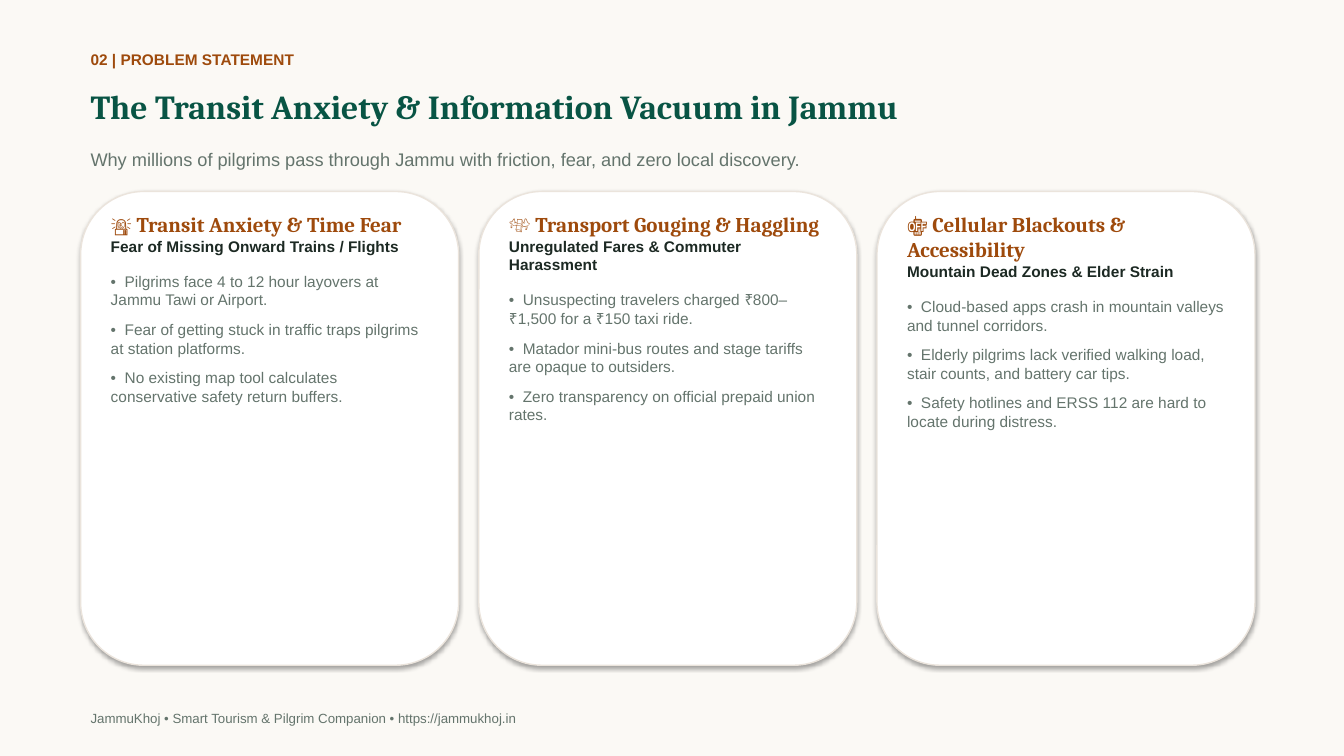
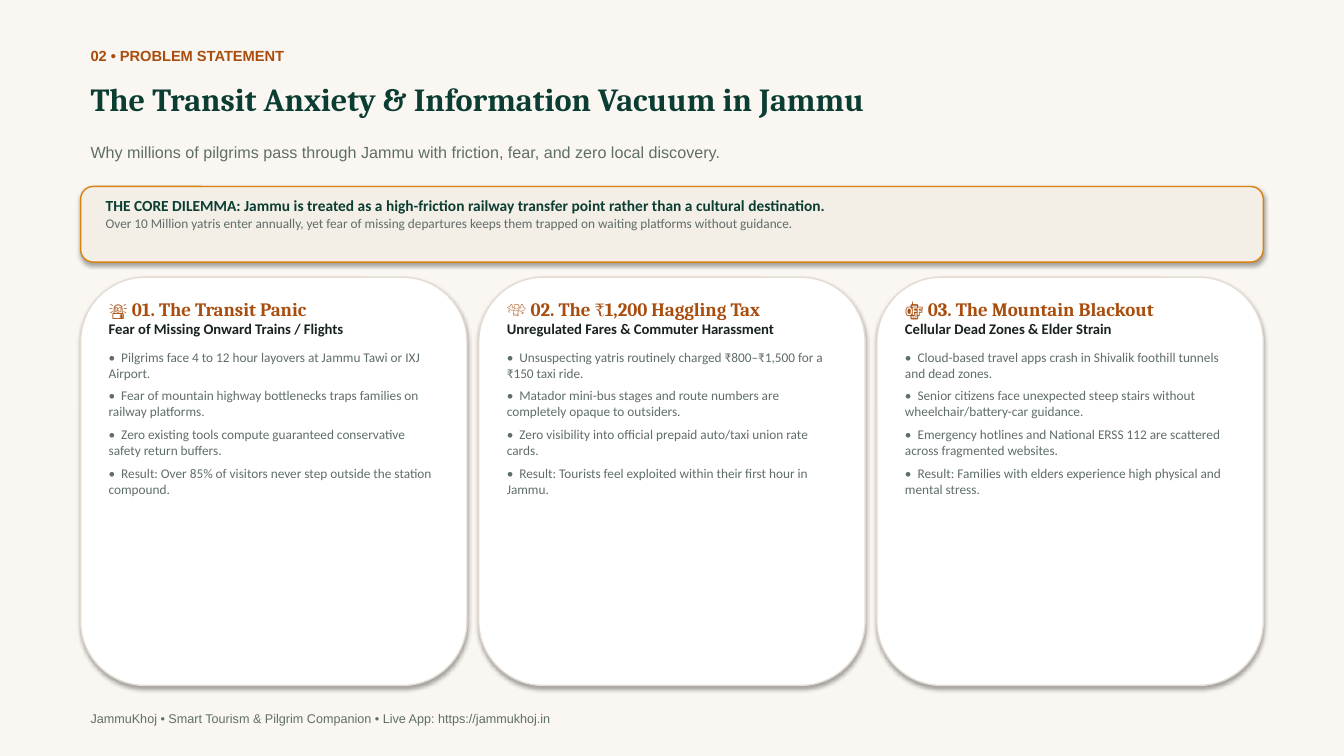
Before and after one commit to moin08s/JammuKhoj, a slide deck: slide 2 of JammuKhoj_Pitch_Deck.pptx. Drawn at 1344x756 pixels with LibreOffice and Linux fonts; fonts in the diff are those of the drawing. Boxes give left, top, right and bottom in pixels: in the first picture for what was removed or moved away, otherwise in the second. Text is boxed around its words. In the diff, an @@ line names an element or a change of style, - is before the commit and + after.

```diff
--- a/JammuKhoj_Pitch_Deck.pptx
+++ b/JammuKhoj_Pitch_Deck.pptx
@@ rectangle at bbox=[0, 0, 1344, 756]: fill #FBF9F5 to #FAF7F2 @@
@@ text at bbox=[91, 50, 284, 61]: text changed; size 11 to 10.5 pt; text colour #9E4A0C to #A84D0E @@
-02 | PROBLEM STATEMENT
+02 • PROBLEM STATEMENT
@@ text "The Transit Anxiety & Information ..." at bbox=[91, 88, 864, 118]: size 24 to 23 pt, text colour #085444 to #0B3D33 @@
@@ text "Why millions of pilgrims pass ..." at bbox=[91, 146, 720, 162]: size 13 to 11.5 pt, text colour #64746C to #5F6E67 @@
@@ rounded rectangle removed at bbox=[81, 192, 459, 665] @@
@@ rounded rectangle added at bbox=[81, 187, 1263, 262], fill #F3EEE6, outline #D98210 1 pt @@
@@ text added at bbox=[106, 200, 825, 230], 9.5 pt, text #5F6E67 @@
+THE CORE DILEMMA: Jammu is treated as a high-friction railway transfer point rather than a cultural destination.
+Over 10 Million yatris enter annually, yet fear of missing departures keeps them trapped on waiting platforms without guidance.
@@ rounded rectangle: place and size @@
-rounded rectangle at bbox=[479, 192, 857, 665]
+rounded rectangle at bbox=[81, 277, 467, 686]
@@ rounded rectangle at bbox=[81, 277, 467, 686]: outline #EBE4DC 1 pt to #E4DCD2 1 pt @@
@@ text "🚨 01. The Transit Panic": place and size @@
-text "🚨 01. The Transit Panic" at bbox=[111, 217, 418, 405]
+text "🚨 01. The Transit Panic" at bbox=[109, 303, 431, 496]
@@ text "🚨 01. The Transit Panic" at bbox=[109, 303, 431, 496]: size 11 to 10.5 pt, font Arial to Calibri, text colour #1C2923 to #18221E in "Fear of Missing Onward Trains / Flights"; less space between paragraphs @@
@@ rounded rectangle at bbox=[479, 277, 865, 686]: outline #EBE4DC 1 pt to #E4DCD2 1 pt @@
@@ rounded rectangle: place and size @@
-rounded rectangle at bbox=[877, 192, 1255, 665]
+rounded rectangle at bbox=[479, 277, 865, 686]
@@ text "💸 02. The ₹1,200 Haggling ...": place and size @@
-text "💸 02. The ₹1,200 Haggling ..." at bbox=[509, 217, 819, 420]
+text "💸 02. The ₹1,200 Haggling ..." at bbox=[507, 303, 822, 494]
@@ text "💸 02. The ₹1,200 Haggling ..." at bbox=[507, 303, 822, 494]: size 11 to 10.5 pt, font Arial to Calibri, text colour #1C2923 to #18221E in "Unregulated Fares & Commuter Harassment"; less space between paragraphs @@
@@ rounded rectangle added at bbox=[877, 277, 1263, 686], fill #FFFFFF, outline #E4DCD2 1 pt @@
@@ text at bbox=[132, 303, 306, 316]: text changed; size 15 to 13.5 pt; text colour #9E4A0C to #A84D0E @@
-🚨 Transit Anxiety & Time Fear
+🚨 01. The Transit Panic
@@ text at bbox=[531, 303, 760, 320]: text changed; size 15 to 13.5 pt; text colour #9E4A0C to #A84D0E @@
-💸 Transport Gouging & Haggling
+💸 02. The ₹1,200 Haggling Tax
@@ text at bbox=[905, 303, 1221, 494]: text changed; size 11 to 9.5 pt; font Arial to Calibri; text colour #64746C to #5F6E67 @@
-📴 Cellular Blackouts & Accessibility
-Mountain Dead Zones & Elder Strain
-• Cloud-based apps crash in mountain valleys and tunnel corridors.
-• Elderly pilgrims lack verified walking load, stair counts, and battery car tips.
-• Safety hotlines and ERSS 112 are hard to locate during distress.
+📴 03. The Mountain Blackout
+Cellular Dead Zones & Elder Strain
+• Cloud-based travel apps crash in Shivalik foothill tunnels and dead zones.
+• Senior citizens face unexpected steep stairs without wheelchair/battery-car guidance.
+• Emergency hotlines and National ERSS 112 are scattered across fragmented websites.
+• Result: Families with elders experience high physical and mental stress.
@@ text at bbox=[109, 353, 431, 496]: text changed; size 11 to 9.5 pt; font Arial to Calibri; text colour #64746C to #5F6E67 @@
-• Pilgrims face 4 to 12 hour layovers at Jammu Tawi or Airport.
-• Fear of getting stuck in traffic traps pilgrims at station platforms.
-• No existing map tool calculates conservative safety return buffers.
+• Pilgrims face 4 to 12 hour layovers at Jammu Tawi or IXJ Airport.
+• Fear of mountain highway bottlenecks traps families on railway platforms.
+• Zero existing tools compute guaranteed conservative safety return buffers.
+• Result: Over 85% of visitors never step outside the station compound.
@@ text at bbox=[507, 353, 822, 494]: text changed; size 11 to 9.5 pt; font Arial to Calibri; text colour #64746C to #5F6E67 @@
-• Unsuspecting travelers charged ₹800–₹1,500 for a ₹150 taxi ride.
-• Matador mini-bus routes and stage tariffs are opaque to outsiders.
-• Zero transparency on official prepaid union rates.
+• Unsuspecting yatris routinely charged ₹800–₹1,500 for a ₹150 taxi ride.
+• Matador mini-bus stages and route numbers are completely opaque to outsiders.
+• Zero visibility into official prepaid auto/taxi union rate cards.
+• Result: Tourists feel exploited within their first hour in Jammu.
@@ text at bbox=[91, 714, 550, 726]: text changed; size 9.5 to 9 pt; text colour #64746C to #5F6E67 @@
-JammuKhoj • Smart Tourism & Pilgrim Companion • https://jammukhoj.in
+JammuKhoj • Smart Tourism & Pilgrim Companion • Live App: https://jammukhoj.in
```
Also in this commit, not shown: 9 other slides changed, 3 other files.
